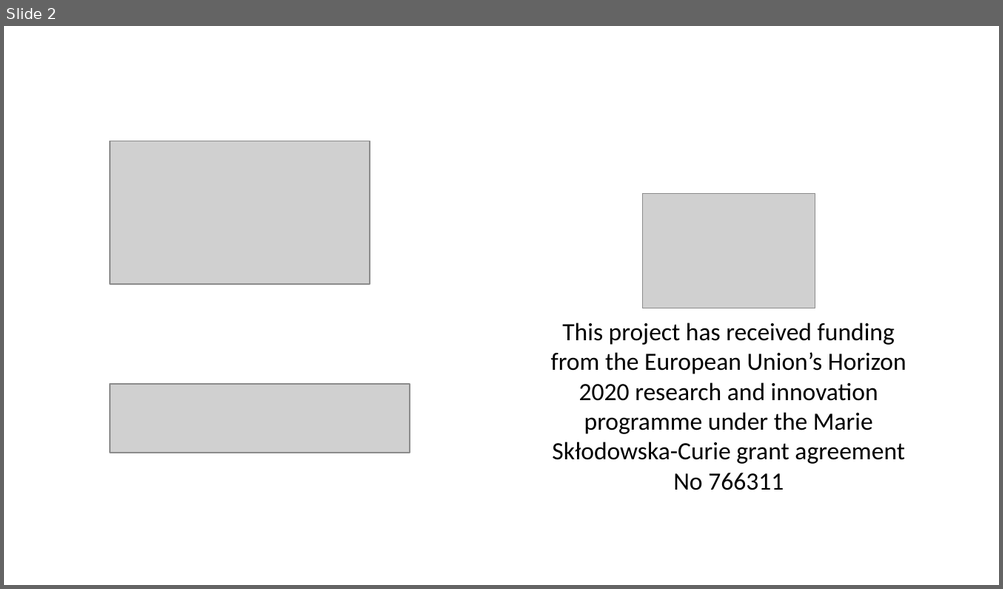
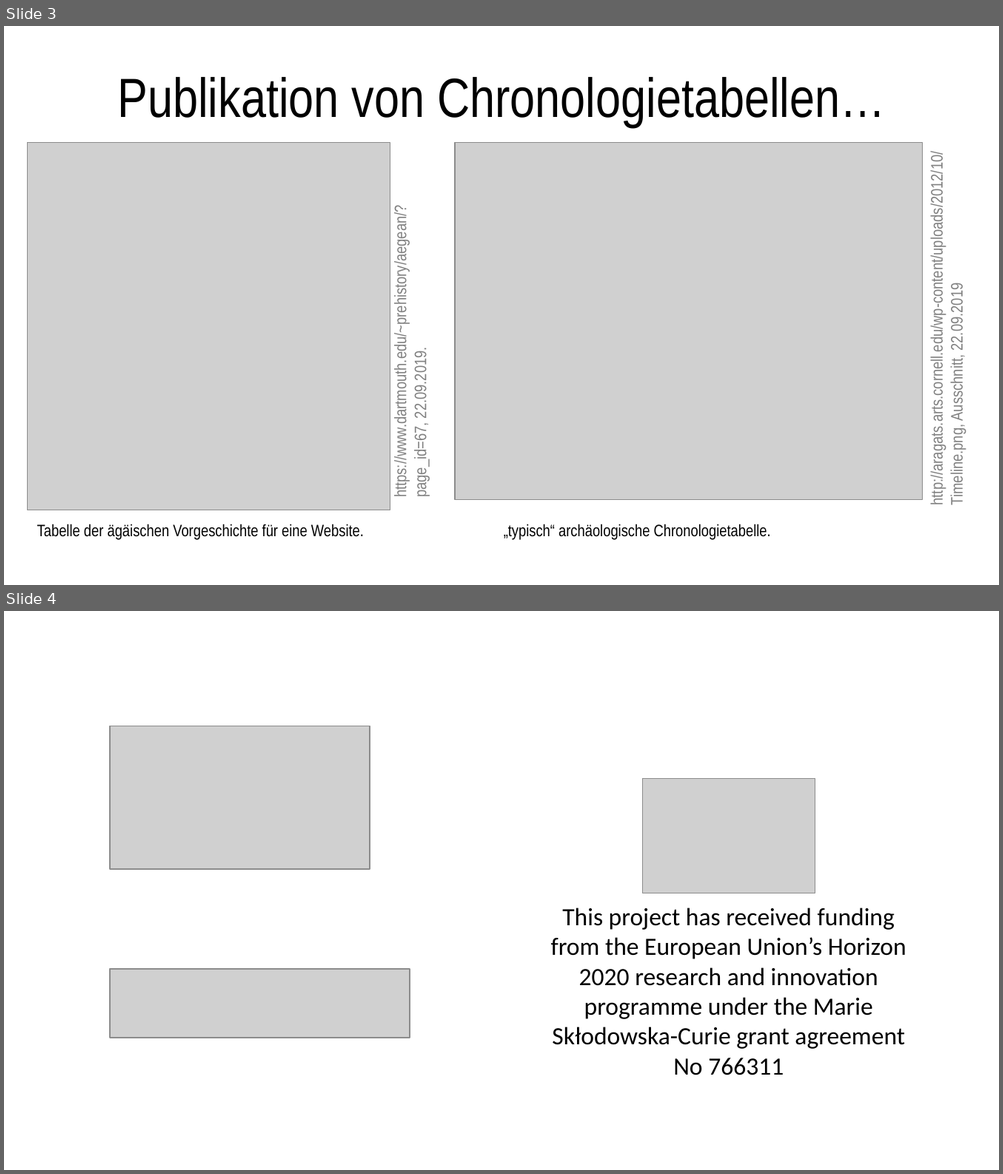
Before and after one commit to archaeothommy/chronochrt, a slide deck: Funding_Logos.pptx. Shown one above the other, each under a label of ours: slide 2 before the commit, slides 3 and 4 after it. The pictures are 1003x589 and 1003x1174 pixels, drawn with LibreOffice and Linux fonts; fonts in the diff are those of the drawing; grey boxes stand for pictures. Boxes give left, top, right and bottom in pixels: in the first picture for what was removed or moved away, otherwise in the second. Text is boxed around its words. In the diff, an @@ line names an element or a change of style, - is before the commit and + after.

```diff
--- a/Funding_Logos.pptx
+++ b/Funding_Logos.pptx
@@ slide 3 added at <box>4,26,999,585</box>, background #FFFFFF @@
@@ title added at <box>117,77,885,127</box>, 40 pt, text #000000 @@
+Publikation von Chronologietabellen…
@@ picture added at <box>27,142,390,511</box> @@
@@ picture added at <box>455,142,922,500</box> @@
@@ text added at <box>927,186,965,504</box>, 12 pt, text #808080 @@
+http://aragats.arts.cornell.edu/wp-content/uploads/2012/10/
+Timeline.png, Ausschnitt, 22.09.2019
@@ text added at <box>391,234,430,496</box>, 12 pt, text #808080 @@
+https://www.dartmouth.edu/~prehistory/aegean/?page_id=67, 22.09.2019.
@@ text added at <box>37,524,364,540</box>, 12 pt, text #000000 @@
+Tabelle der ägäischen Vorgeschichte für eine Website.
@@ text added at <box>504,524,771,540</box>, 12 pt, text #000000 @@
+„typisch“ archäologische Chronologietabelle.
@@ what was slide 2 is now slide 4 @@
```
Also in this commit, not shown: 2 other slides added, 1 slide removed, 5 other files.
